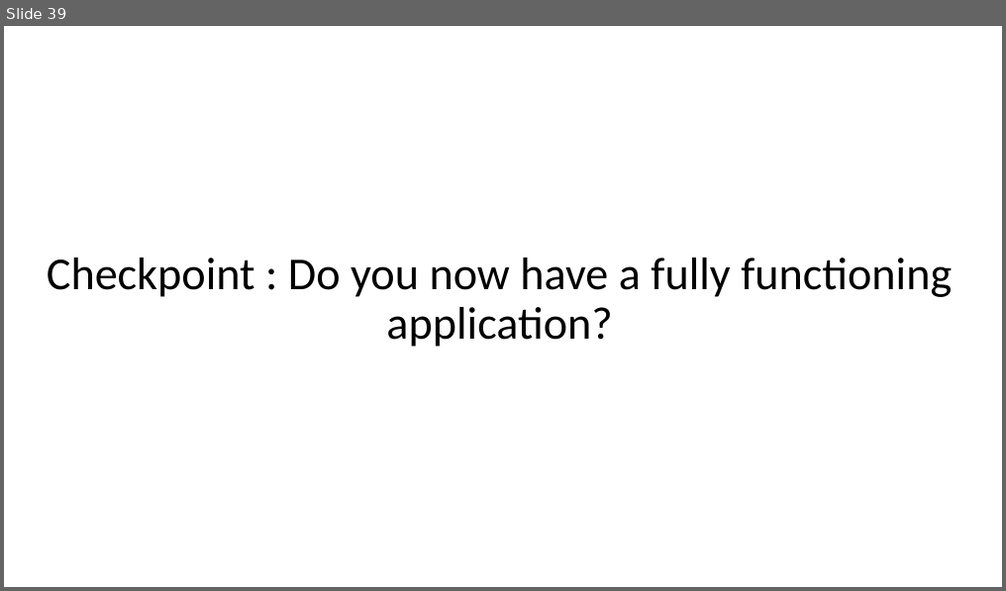
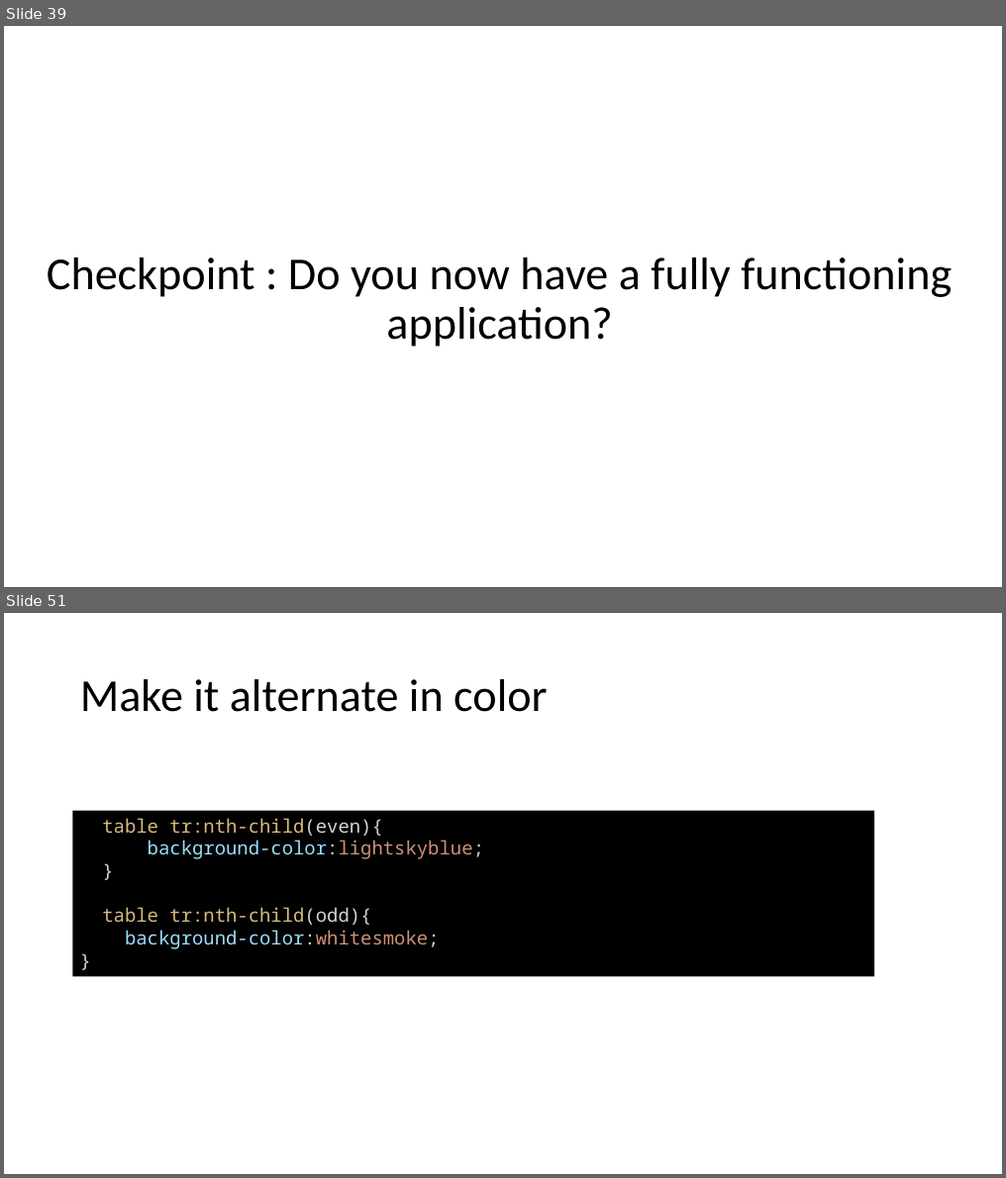
Before and after one commit to DivyaKampalli/movie-rating, a slide deck: Fullstack Tutorial.pptx. Shown one above the other, each under a label of ours: slide 39 before the commit, slides 39 and 51 after it; the slides between them are not shown. The pictures are 1006x591 and 1006x1178 pixels, drawn with LibreOffice and Linux fonts; fonts in the diff are those of the drawing. Boxes give left, top, right and bottom in pixels: in the first picture for what was removed or moved away, otherwise in the second. Text is boxed around its words. In the diff, an @@ line names an element or a change of style, - is before the commit and + after.

```diff
--- a/Fullstack Tutorial.pptx
+++ b/Fullstack Tutorial.pptx
@@ slide 51 added at [4,613,1002,1174], background #FFFFFF @@
@@ title added at [80,679,548,712], 44 pt, text #000000 @@
+Make it alternate in color
@@ rectangle added at [73,811,874,977], fill #000000, 18 pt, text #D7BA7D @@
+table tr:nth-child(even){
+background-color:lightskyblue;
+}
+table tr:nth-child(odd){
+background-color:whitesmoke;
+}
```
Also in this commit, not shown: 1 slide changed, 16 other slides added, 3 other files.
